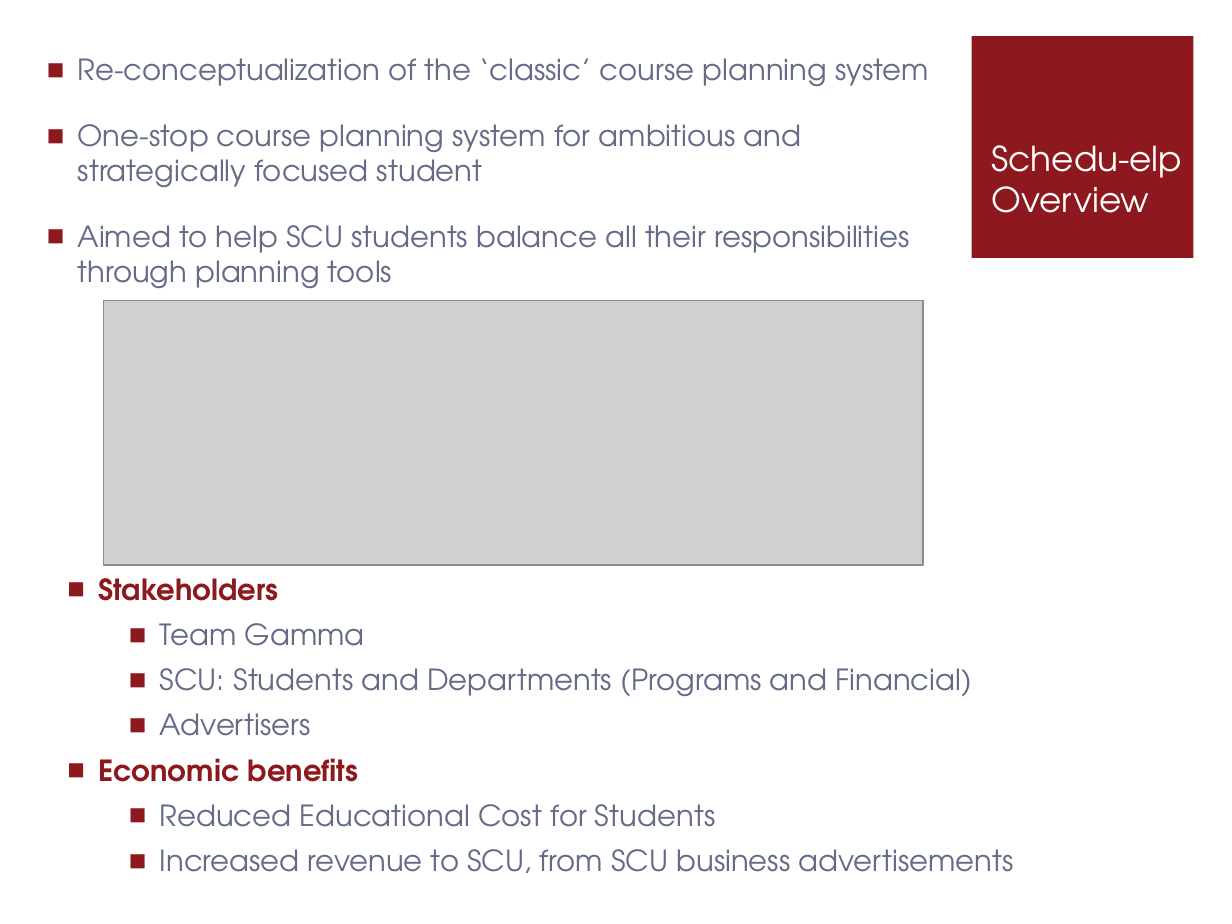
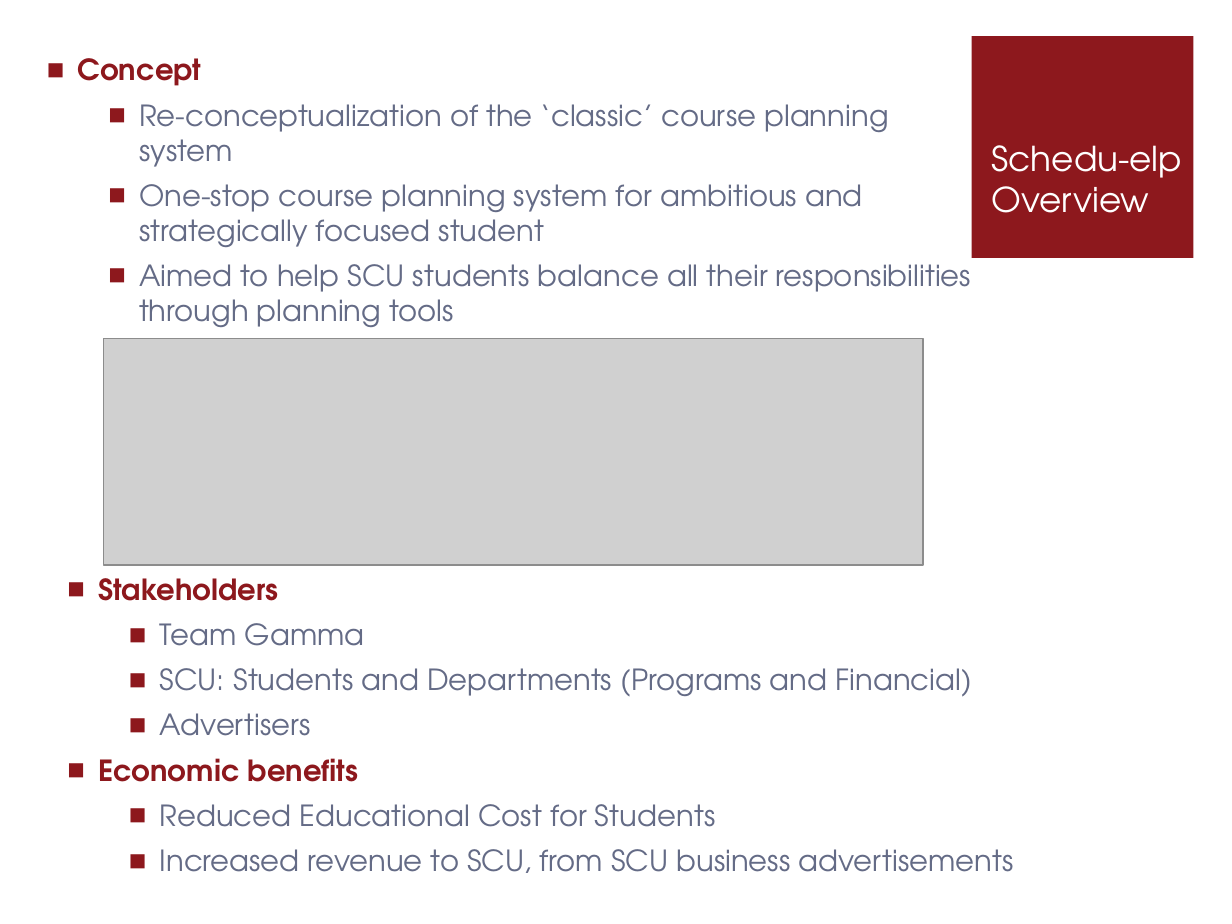
Before and after one commit to pganesan/schedu-elp, a slide deck: slide 3 of docs/Presentation_TeamGamma.pptx. Drawn at 1232x924 pixels with LibreOffice and Linux fonts; fonts in the diff are those of the drawing; grey boxes stand for pictures. Boxes give left, top, right and bottom in pixels: in the first picture for what was removed or moved away, otherwise in the second. Text is boxed around its words. In the diff, an @@ line names an element or a change of style, - is before the commit and + after.

Commit message:
ppt slide 3 and 7

```diff
--- a/docs/Presentation_TeamGamma.pptx
+++ b/docs/Presentation_TeamGamma.pptx
@@ text at (78,58,202,86): paragraph added @@
+■ Concept
@@ text at (139,104,971,327): list level 1 to 2 in "Re-conceptualization of the ‘classic’ course ..."; list level 1 to 2 in "One-stop course planning system for ..."; list level 1 to 2 in "Aimed to help SCU students ..." @@
@@ picture: place and size @@
-picture at (103,301,923,565)
+picture at (103,339,923,565)
```
Also in this commit, not shown: 3 other slides changed.
